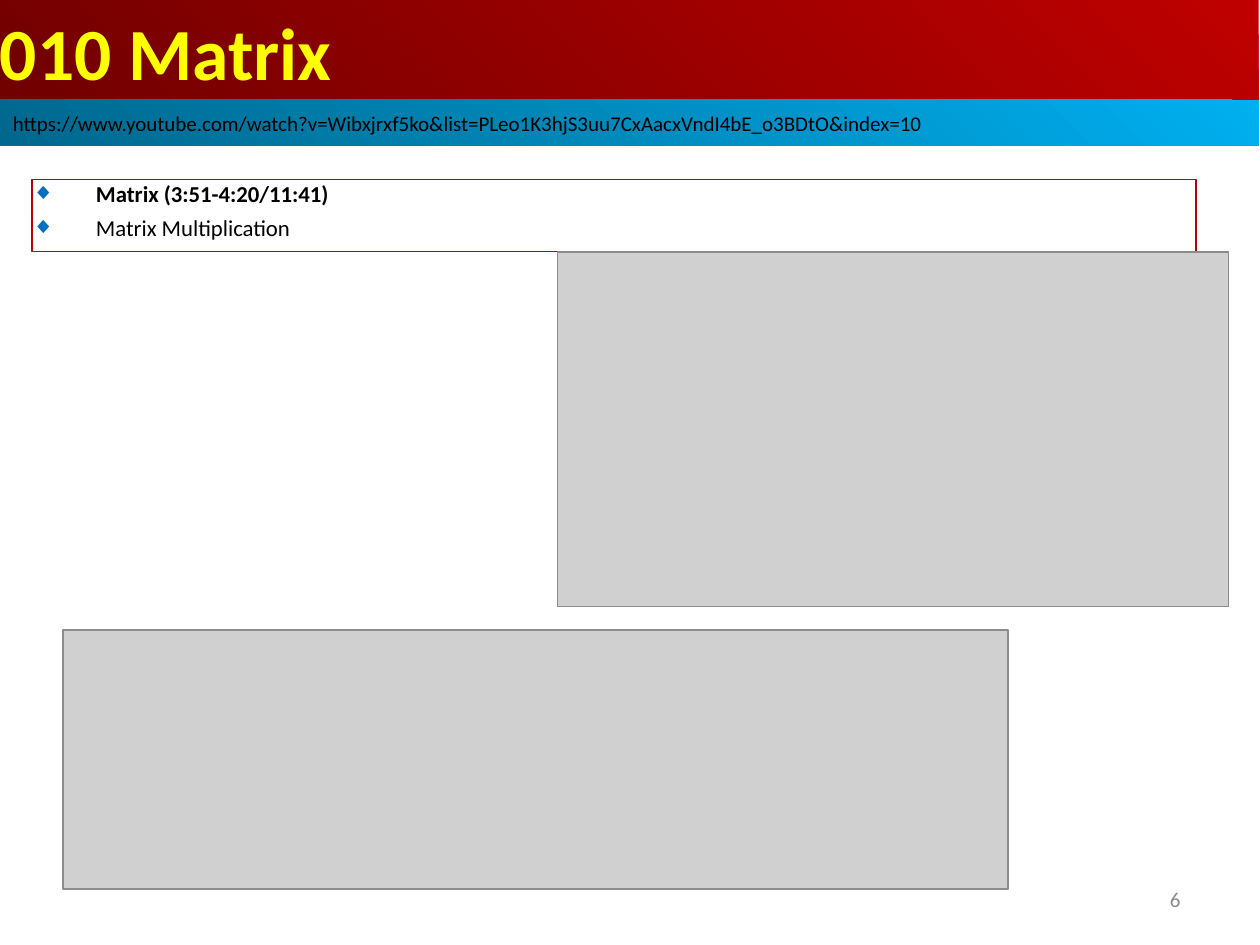
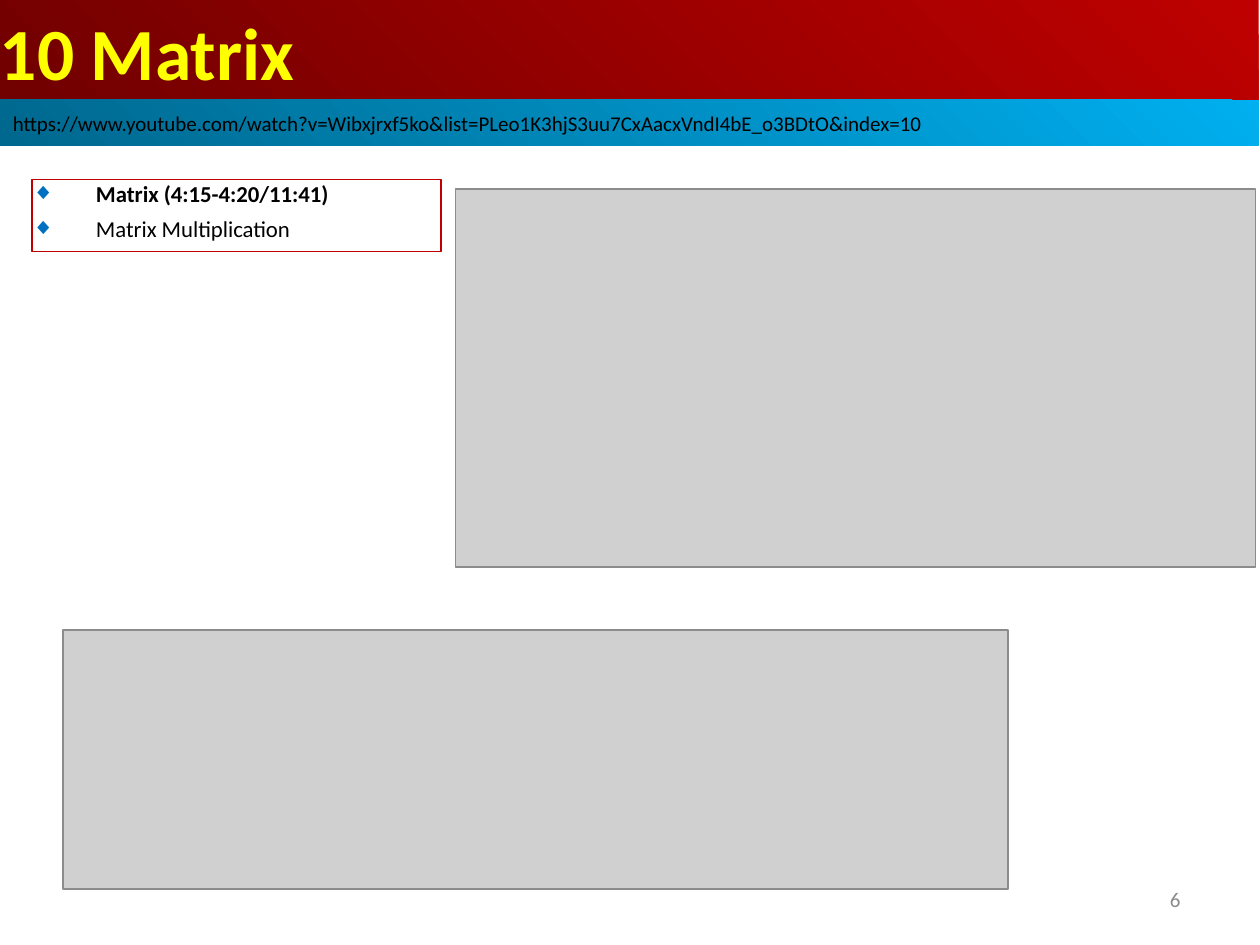
Before and after one commit to peterhchen/AIU_CS512_DL, a slide deck: slide 6 of 000_Lecture_Project/week02/01_Lecture/10_Matrix.ppt. Drawn at 1260x945 pixels with LibreOffice and Linux fonts; fonts in the diff are those of the drawing; grey boxes stand for pictures. Boxes give left, top, right and bottom in pixels: in the first picture for what was removed or moved away, otherwise in the second. Text is boxed around its words. In the diff, an @@ line names an element or a change of style, - is before the commit and + after.

```diff
--- a/000_Lecture_Project/week02/01_Lecture/10_Matrix.ppt
+++ b/000_Lecture_Project/week02/01_Lecture/10_Matrix.ppt
@@ text in rectangle at <box>0,28,294,81</box>: text changed @@
-010 Matrix
+10 Matrix
@@ rectangle "Matrix (4:15-4:20/11:41)": place and size @@
-rectangle "Matrix (4:15-4:20/11:41)" at <box>32,179,1196,251</box>
+rectangle "Matrix (4:15-4:20/11:41)" at <box>32,179,441,251</box>
@@ text in rectangle at <box>96,185,329,206</box>: text changed @@
-◆ Matrix (3:51-4:20/11:41)
+◆ Matrix (4:15-4:20/11:41)
@@ picture: place and size @@
-picture at <box>557,252,1228,606</box>
+picture at <box>456,189,1256,567</box>
```
Also in this commit, not shown: 11 other slides changed.
